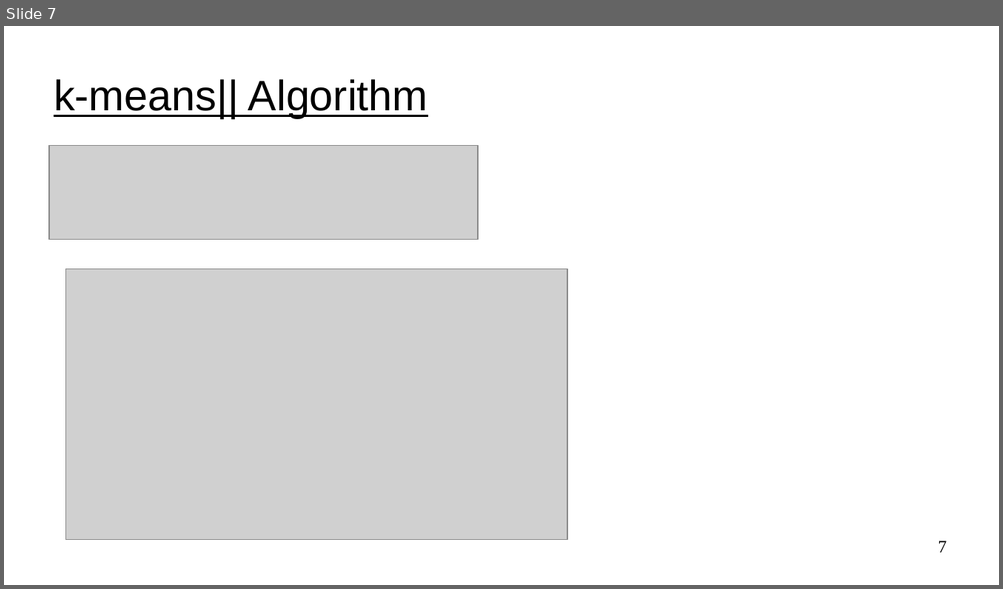
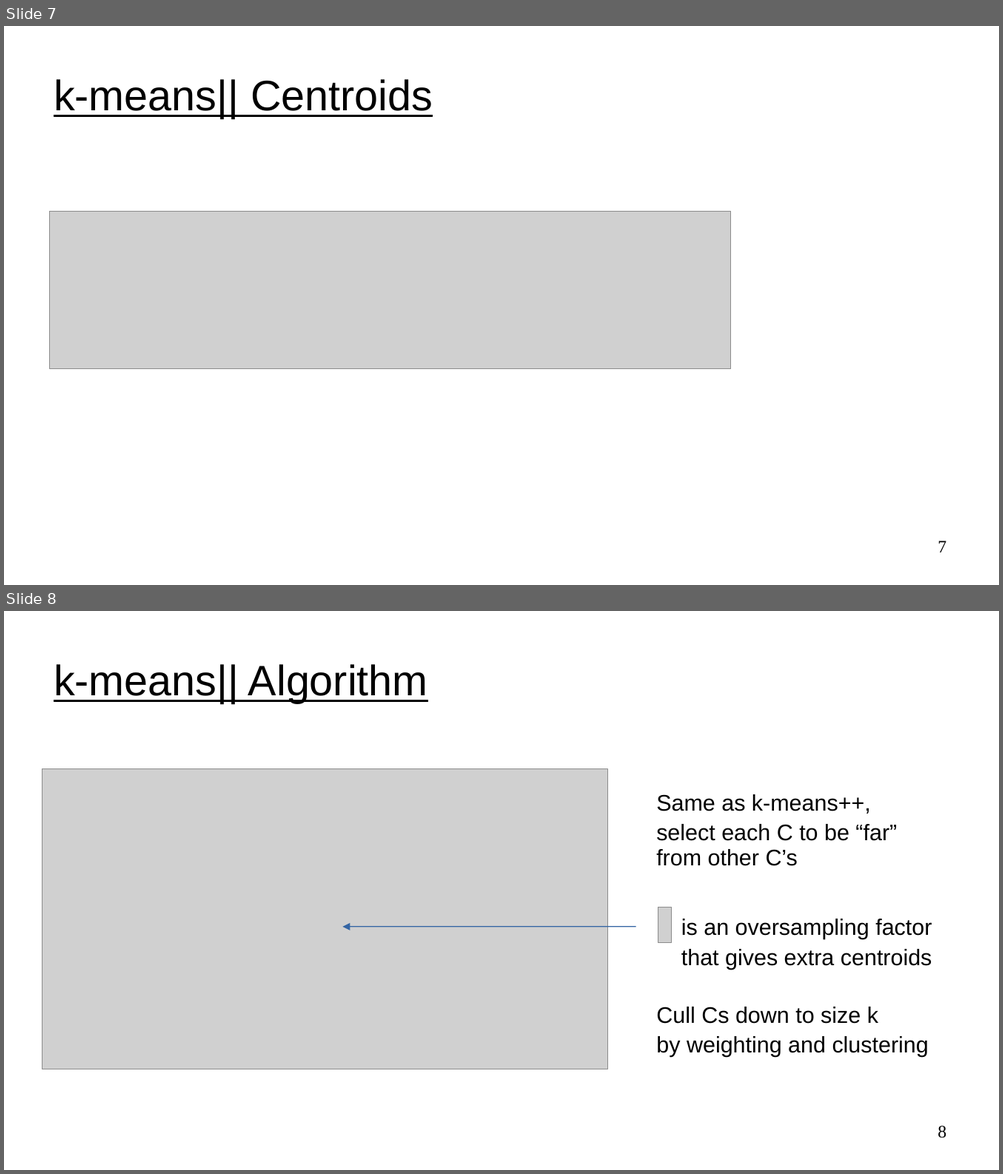
Before and after one commit to UVADS/distributed_computing, a slide deck: 05_clustering_and_dim_reduction/content_clustering/k_means_extensions.ppt. Shown one above the other, each under a label of ours: slide 7 before the commit, slides 7 and 8 after it. The pictures are 1003x589 and 1003x1174 pixels, drawn with LibreOffice and Linux fonts; fonts in the diff are those of the drawing; grey boxes stand for pictures. Boxes give left, top, right and bottom in pixels: in the first picture for what was removed or moved away, otherwise in the second. Text is boxed around its words. In the diff, an @@ line names an element or a change of style, - is before the commit and + after.

```diff
--- a/05_clustering_and_dim_reduction/content_clustering/k_means_extensions.ppt
+++ b/05_clustering_and_dim_reduction/content_clustering/k_means_extensions.ppt
@@ slide 8 added at (4,611,999,1170), background #FFFFFF @@
@@ title added at (54,664,428,703), 34 pt, text #000000, underline @@
+k-means|| Algorithm
@@ picture added at (42,769,608,1070) @@
@@ text added at (656,795,896,866), 18 pt, text #000000 @@
+Same as k-means++,
+select each C to be “far” from other C’s
@@ picture added at (658,908,672,943) @@
@@ text added at (681,919,932,970), 18 pt, text #000000 @@
+is an oversampling factor
+that gives extra centroids
@@ arrow added from (636, 927) to (342, 927), #3465A4 0.74 pt @@
@@ text added at (656,1007,928,1057), 18 pt, text #000000 @@
+Cull Cs down to size k
+by weighting and clustering
@@ page number added at (937,1126,946,1139), 14 pt, text #000000 @@
+8
@@ slide 7 changed as well @@
@@ title at (54,79,432,118): text changed @@
-k-means|| Algorithm
+k-means|| Centroids
@@ picture: place and size @@
-picture at (49,146,478,240)
+picture at (50,212,731,370)
@@ picture removed at (65,269,567,540) @@
```
Also in this commit, not shown: 3 other slides changed.
